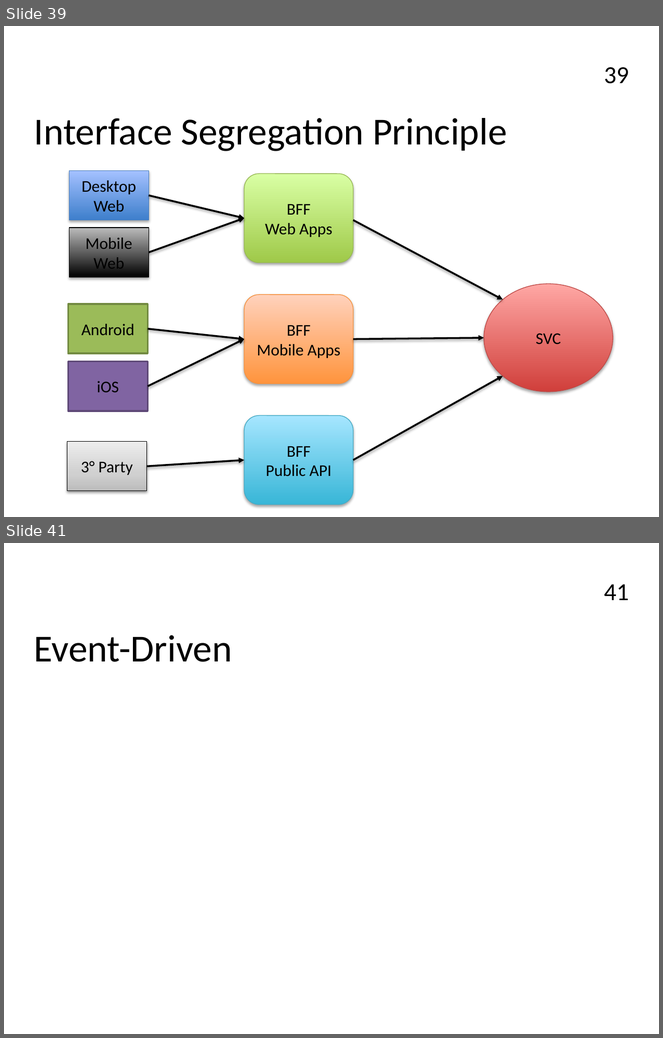
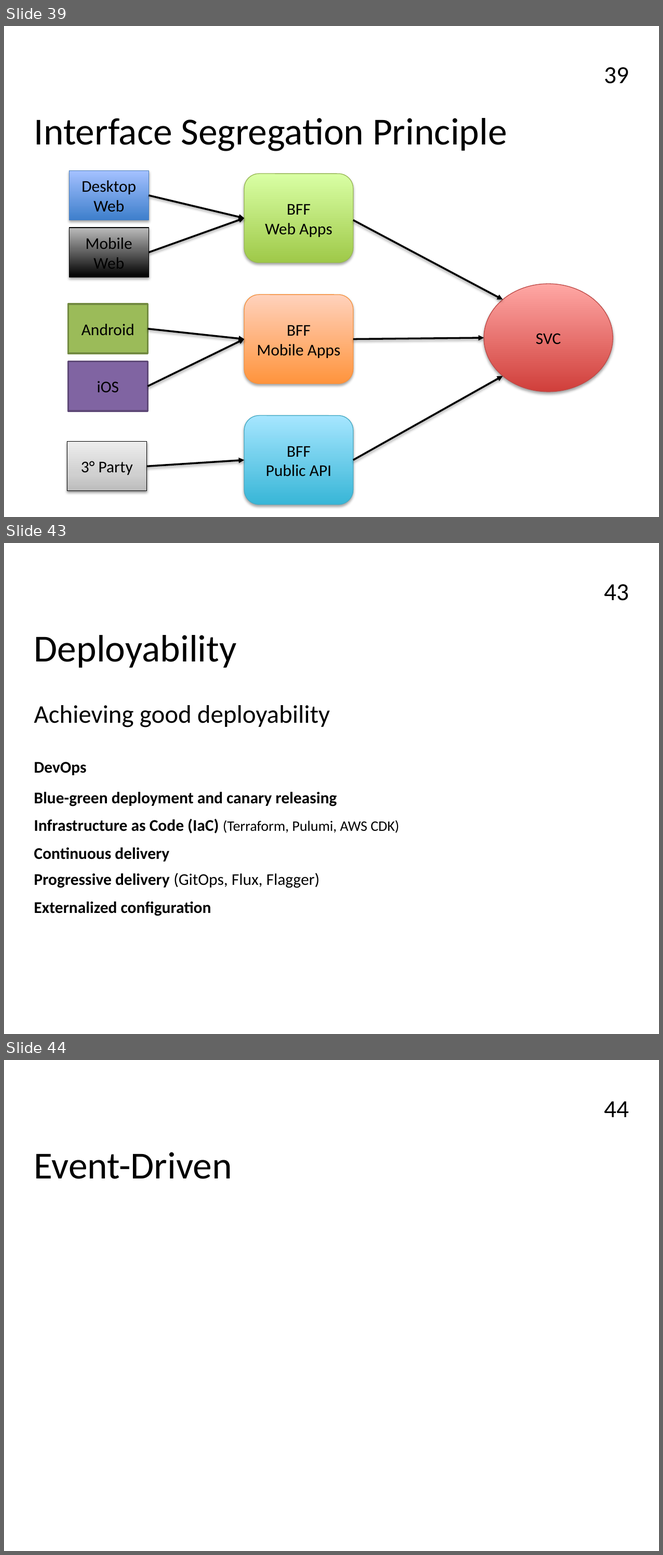
Before and after one commit to FrancoMelandri/SOLID, a slide deck: docs/solid.pptx. Shown one above the other, each under a label of ours: slides 39 and 41 before the commit, slides 39, 43 and 44 after it; the slides between them are not shown. The pictures are 663x1038 and 663x1555 pixels, drawn with LibreOffice and Linux fonts; fonts in the diff are those of the drawing. Boxes give left, top, right and bottom in pixels: in the first picture for what was removed or moved away, otherwise in the second. Text is boxed around its words. In the diff, an @@ line names an element or a change of style, - is before the commit and + after.

Commit message:
adding deployability description

```diff
--- a/docs/solid.pptx
+++ b/docs/solid.pptx
@@ slide 43 added at (4, 543, 659, 1034), background #FFFFFF; not listed: 1 template element that a slide beside it also shows @@
@@ text added at (34, 635, 237, 668), 42 pt, text #000000 @@
+Deployability
@@ text added at (34, 705, 330, 728), 28 pt, text #000000 @@
+Achieving good deployability
@@ text added at (34, 762, 87, 775), 18 pt, text #000000, bold @@
+DevOps
@@ text added at (34, 792, 337, 807), 18 pt, text #000000, bold @@
+Blue-green deployment and canary releasing
@@ text added at (34, 819, 399, 834), 18 pt, text #000000, bold @@
+Infrastructure as Code (IaC) (Terraform, Pulumi, AWS CDK)
@@ text added at (34, 848, 169, 862), 18 pt, text #000000, bold @@
+Continuous delivery
@@ text added at (34, 873, 320, 888), 18 pt, text #000000 @@
+Progressive delivery (GitOps, Flux, Flagger)
@@ text added at (34, 902, 211, 916), 18 pt, text #000000, bold @@
+Externalized configuration
@@ what was slide 41 is now slide 44 @@
@@ page number at (604, 1101, 629, 1117): text changed @@
-41
+44
```
Also in this commit, not shown: 3 other slides added, 1 slide removed.
